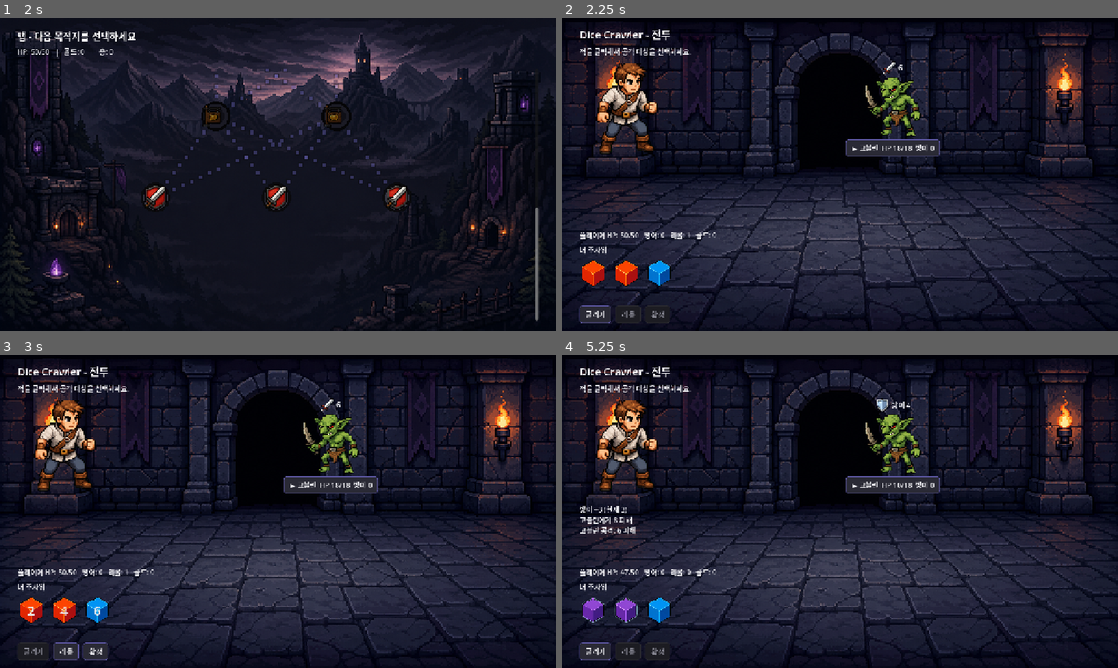
Above: before the commit, frames 1-4 (two rows, left to right).
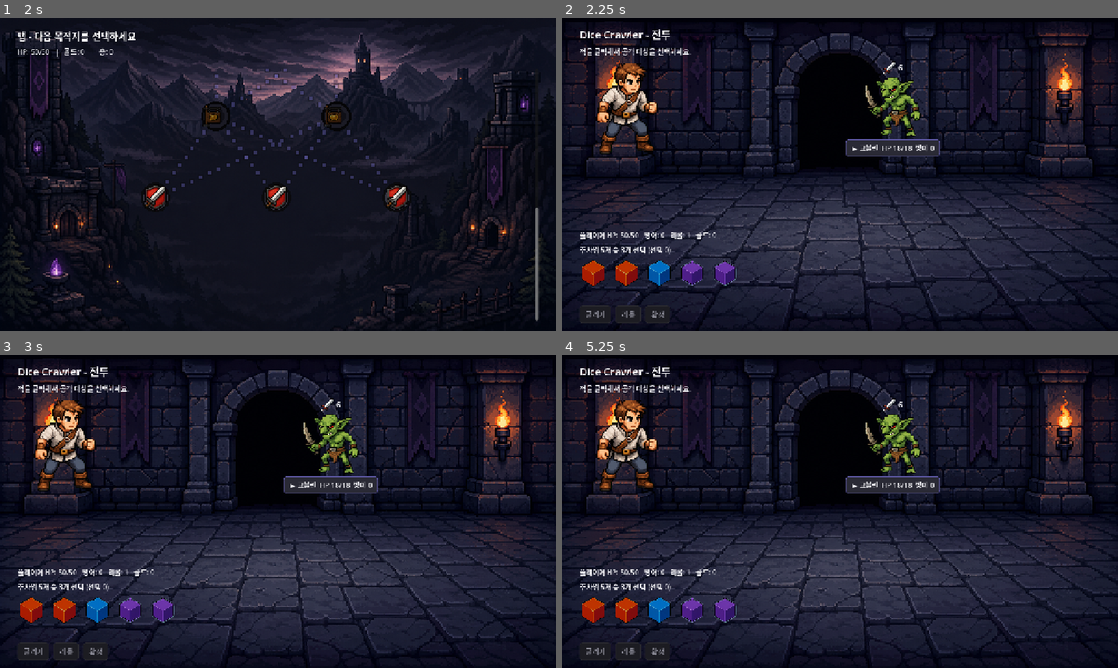
Above: after the commit, the same moments.

Repository: iamfreakin/Dice-Crawler
Game: Godot game, scene res://scenes/MainMenu.tscn
Same seed, same stepped clock (60 frames per second), same inputs: the game is played once before the commit and once after it.
Inputs (mouse positions are in pixels of both pictures, inside the frame that each line leads up to):
- Up to frame 1 (2 s): click "게임 시작" at 0.5 s; tap Enter at 1.25 s; move the mouse to (400, 158) at 1.27 s; click (400, 158) at 1.42 s
- Up to frame 2 (2.25 s): tap Space at 2 s; drag from (728, 190) to (812, 237) at 2.02 s
- Up to frame 3 (3 s): click (33, 652) at 2.75 s, where only the run before the commit has a clickable "굴리기"
- Up to frame 4 (5.25 s): click (628, 652) at 3.5 s, where only the run before the commit has a clickable "리롤"; click "▶ 고블린 HP 18/18 방어 0" at 4.25 s; click (656, 652) at 5 s, where only the run before the commit has a clickable "확정"

Frame 1 is identical in both runs. In frame 2, 1.5% of the frame differs, in the area x 3-32%, y 72-98%; in frame 3, 1.5%; in frame 4, 2.0%, in the area x 3-63%, y 13-98%.

Commit message:
feat: 핸드 선택 메커니즘 (5장 드로우 → 3장 선택 → 굴림)
- BattleManager: DRAW_COUNT/SELECT_COUNT, roll_selected(선택분만 굴림), 핸드 전체 버림
- BattleScreen: 핸드 칩 클릭 선택(노란 바 강조), 선택 수 충족 시 굴리기 활성

Diff:
--- a/scripts/battle/BattleManager.gd
+++ b/scripts/battle/BattleManager.gd
@@ -11,7 +11,8 @@
 
 enum State { DRAW, PLAYER_TURN, RESOLVE, ENEMY_TURN, REWARD }
 
-const HAND_SIZE: int = 3
+const DRAW_COUNT: int = 5   # 핸드로 뽑는 장수
+const SELECT_COUNT: int = 3 # 그중 굴릴 장수
 
 var _state: State = State.DRAW
 var _enemies: Array[EnemyInstance] = []
@@ -21,6 +22,7 @@
 var _draw_pile: Array[DiceData] = []
 var _discard_pile: Array[DiceData] = []
 var _hand: Array[DiceData] = []
+var _last_selection: Array[DiceData] = []
 var _roll_results: Array[Dictionary] = []
 
 
@@ -54,7 +56,8 @@
 	player_block = GameManager.relic_value(RelicData.Effect.BLOCK_PER_TURN)
 	_hand.clear()
 	_roll_results.clear()
-	for i in HAND_SIZE:
+	_last_selection.clear()
+	for i in DRAW_COUNT:
 		var d := _draw_one()
 		if d != null:
 			_hand.append(d)
@@ -76,17 +79,21 @@
 	_draw_pile.shuffle()
 
 
-func roll_hand() -> void:
+## 선택한 주사위만 굴린다. (핸드 N개 중 고른 것들)
+func roll_selected(selection: Array[DiceData]) -> void:
+	_last_selection = selection.duplicate()
 	_roll_results.clear()
-	for d in _hand:
+	for d in selection:
 		_roll_results.append({"die": d, "face": d.roll()})
 	dice_rolled.emit(_roll_results)
 
 
 func reroll() -> bool:
+	if _last_selection.is_empty():
+		return false
 	if not GameManager.spend_reroll_token():
 		return false
-	roll_hand()
+	roll_selected(_last_selection)
 	return true
 
 
--- a/scripts/battle/BattleScreen.gd
+++ b/scripts/battle/BattleScreen.gd
@@ -22,6 +22,9 @@
 var _reroll_btn: Button
 var _confirm_btn: Button
 var _continue_btn: Button
+
+var _hand: Array = []          # 이번 턴 뽑은 주사위 (DiceData)
+var _selected: Array[int] = [] # 선택한 핸드 인덱스
 
 
 func _ready() -> void:
@@ -91,7 +94,12 @@
 func _on_roll_pressed() -> void:
 	if _ended or _has_rolled:
 		return
-	_bm.roll_hand()
+	if _selected.size() != BattleManager.SELECT_COUNT:
+		return
+	var selection: Array[DiceData] = []
+	for i in _selected:
+		selection.append(_hand[i])
+	_bm.roll_selected(selection)
 
 
 func _on_reroll_pressed() -> void:
@@ -109,16 +117,15 @@
 
 func _on_hand_drawn(hand: Array) -> void:
 	_has_rolled = false
-	var items: Array = []
-	for d in hand:
-		items.append({"die": d, "face": null})
-	_render_dice(items)
+	_hand = hand.duplicate()
+	_selected.clear()
+	_render_hand()
 	_refresh()
 
 
 func _on_dice_rolled(results: Array) -> void:
 	_has_rolled = true
-	_render_dice(results)
+	_render_results(results)
 	_refresh()
 
 
@@ -149,12 +156,67 @@
 
 
 # --- 주사위 칩 ----------------------------------------------------------
-## items: [{die: DiceData, face: FaceData|null}, ...]
-func _render_dice(items: Array) -> void:
+## 핸드(선택 단계): 뽑은 주사위를 클릭해 굴릴 주사위를 고른다.
+func _render_hand() -> void:
 	for c in _dice_box.get_children():
 		c.queue_free()
-	for it in items:
-		_dice_box.add_child(_dice_chip(it["die"], it.get("face")))
+	_hand_label.text = "주사위 %d개 중 %d개 선택 (선택 %d)" % [
+		_hand.size(), BattleManager.SELECT_COUNT, _selected.size()
+	]
+	for i in _hand.size():
+		_dice_box.add_child(_hand_chip(i))
+
+
+func _hand_chip(index: int) -> Control:
+	var die: DiceData = _hand[index]
+	var box := Control.new()
+	box.custom_minimum_size = Vector2(DICE_BOX, DICE_BOX)
+	box.size = Vector2(DICE_BOX, DICE_BOX)
+
+	var body := load("res://assets/sprites/dice/%s.png" % die.id) as Texture2D
+	if body != null:
+		box.add_child(_centered(body))
+
+	var is_sel: bool = _selected.has(index)
+	if is_sel:
+		# 선택 강조: 하단 액센트 바
+		var bar := ColorRect.new()
+		bar.color = Color("efc127")
+		bar.size = Vector2(DICE_BOX, 5)
+		bar.position = Vector2(0, DICE_BOX - 5)
+		bar.mouse_filter = Control.MOUSE_FILTER_IGNORE
+		box.add_child(bar)
+	elif _has_rolled:
+		box.modulate = Color(0.4, 0.4, 0.45)
+	else:
+		box.modulate = Color(0.75, 0.75, 0.8)
+
+	if not _has_rolled:
+		box.mouse_default_cursor_shape = Control.CURSOR_POINTING_HAND
+		box.gui_input.connect(func(ev: InputEvent):
+			if ev is InputEventMouseButton and ev.pressed and ev.button_index == MOUSE_BUTTON_LEFT:
+				_toggle_select(index))
+	return box
+
+
+func _toggle_select(index: int) -> void:
+	if _has_rolled:
+		return
+	if _selected.has(index):
+		_selected.erase(index)
+	elif _selected.size() < BattleManager.SELECT_COUNT:
+		_selected.append(index)
+	_render_hand()
+	_update_buttons()
+
+
+## 굴림 결과: 선택해서 굴린 주사위에 면 결과를 겹쳐 표시.
+func _render_results(results: Array) -> void:
+	for c in _dice_box.get_children():
+		c.queue_free()
+	_hand_label.text = "굴림 결과"
+	for r in results:
+		_dice_box.add_child(_dice_chip(r["die"], r["face"]))
 
 
 func _dice_chip(die: DiceData, face) -> Control:
@@ -319,6 +381,7 @@
 
 
 func _update_buttons() -> void:
-	_roll_btn.disabled = _ended or _has_rolled
+	var can_roll := not _ended and not _has_rolled and _selected.size() == BattleManager.SELECT_COUNT
+	_roll_btn.disabled = not can_roll
 	_reroll_btn.disabled = _ended or not _has_rolled or GameManager.reroll_tokens <= 0
 	_confirm_btn.disabled = _ended or not _has_rolled
Not shown, changed: CLAUDE.md
